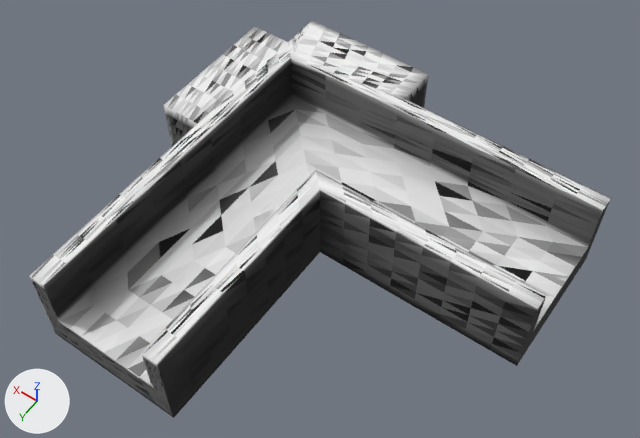
The glTF model resources/shape-13.glb, before and after one commit.
Camera for both pictures: a 50 mm camera at (-0.641, 0.848, 1.19) aimed at (-0.13, 0.132, 0.065). Lighting does not change. The marker at lower left points along +X, +Y and +Z. Vertices at the same position are counted once.

In view in the first picture: 'defaultobject'.
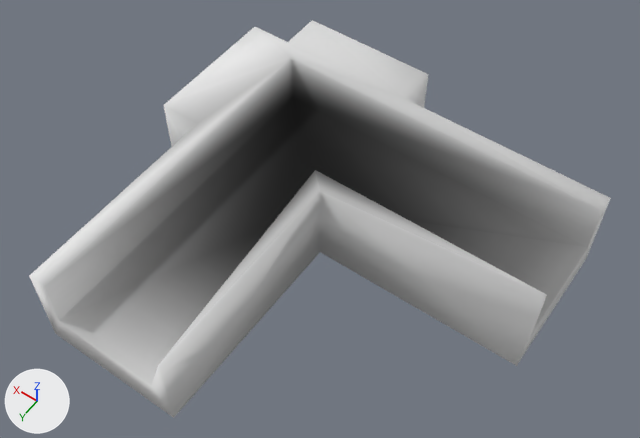
What the commit changed:
me_defaultobject is used by ob_defaultobject; location (0.0, 0.0, 0.0).
me_defaultobject had 2210 vertices, 4416 faces and spanned x -0.5..0.2, y -0.2..0.5, z -0.038..0.125.
me_defaultobject now has 34 vertices, 64 faces and spans x -0.5..0.2, y -0.2..0.5, z -0.038..0.125.
me_defaultobject part 1: 2176 vertices removed from x -0.5..0.2, y -0.2..0.5, z -0.038..0.125.
me_defaultobject part 2: the surface is now shaded smooth.

Boxes [x1, y1, x2, y2] around the edits, measured in the pictures (640 x 438 px):
part 1 of me_defaultobject, deleted
    before: [29, 20, 611, 418]
